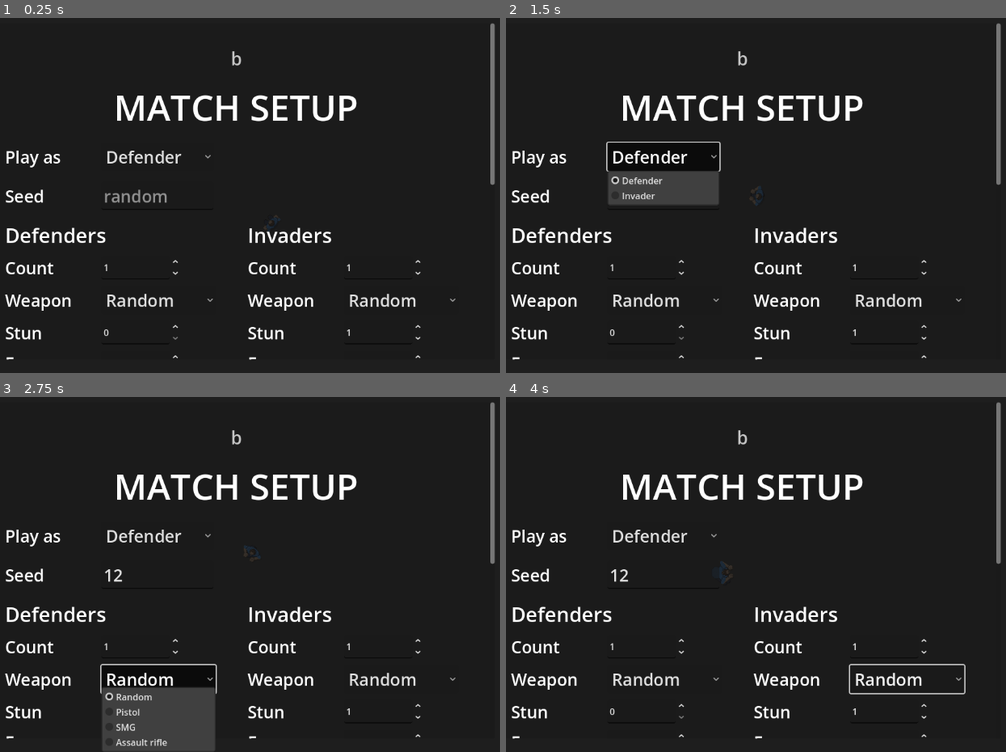
Above: before the commit, frames 1-4 (two rows, left to right).
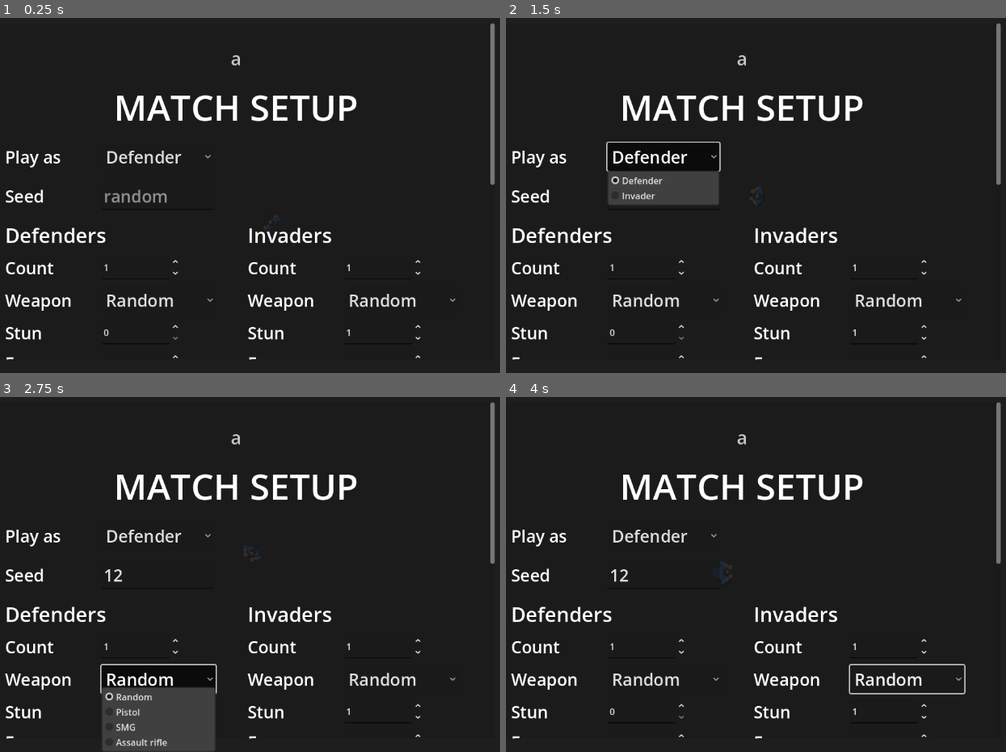
Above: after the commit, the same moments.

Repository: AnthonyThomasson/Example-Godot
Game: Godot game, scene res://scenes/main.tscn
Same seed, same stepped clock (60 frames per second), same inputs: the game is played once before the commit and once after it.
Inputs (mouse positions are in pixels of both pictures, inside the frame that each line leads up to):
- Up to frame 1 (0.25 s): no input
- Up to frame 2 (1.5 s): click (661, 195) at 0.52 s; type "12" at 0.6 s; click "Defender" at 1.25 s
- Up to frame 3 (2.75 s): click "Random" at 2 s
- Up to frame 4 (4 s): click "Random" at 2.75 s; tap Enter at 3.5 s; move the mouse to (886, 553) at 3.52 s; hold Up from 3.53 s (still down); tap C (crouch) at 3.6 s; click (886, 553) at 3.8 s

The runs differ from the first frame. In frame 1, less than 0.1% of the frame differs, in the area x 46-49%, y 9-14%; in frame 2, less than 0.1%; in frame 3, less than 0.1%; in frame 4, less than 0.1%.

Commit message:
Merge the AI's grenade-cover copy into Explosion.shields and Explosion.first_stop
Checklist R2.

Co-Authored-By: Claude Fable 5.1 <noreply@anthropic.com>

Diff:
--- a/scenes/ai/perception/agent_throw.gd
+++ b/scenes/ai/perception/agent_throw.gd
@@ -6,8 +6,9 @@
 ## DATA only and holds no policy. Its callers: the evade reflex (`agent_grenades.gd`, docs/grenades.md G16), the snapshot's `grenade_throws`
 ## group (the GRENADE tactic, G17) and the bang entry (G18), which ask the same questions of a grenade they are about to throw.
 ##
-## **Cover** is the blast's own rule (G7, `Explosion`): a wall always stops the line from the burst, a piece of furniture
-## stops it when its `coverage` is above the height of the body, and the other characters stop nothing. A standing body and a
+## **Cover** is the blast's own rule (G7), asked of the Projectile System (`Explosion.shields`, `Explosion.first_stop`): a wall
+## always stops the line from the burst, a piece of furniture stops it when its `coverage` is above the height of the body, and
+## the other characters stop nothing. A standing body and a
 ## crouched one have the heights the character reports (`learn_body`, `docs/cover-and-stance.md`; the current posture is read off the
 ## character's own surface). So a couch (45) shields a crouched body and not a standing one, a wall or a wardrobe both.
 ##
@@ -38,8 +39,6 @@
 const COVER_MARGIN := 10.0
 const RING_RADII := [60.0, 120.0, 180.0, 240.0, 300.0]
 const RING_DIRECTIONS := 12
-## Most colliders a line may pass through (the ones too low to stop it) before it is called clear.
-const MAX_CLEARED := 8
 ## What a lob clears over the whole way (px, the `coverage` scale): the height a grenade leaves the hand at. A piece of
 ## furniture above it is struck near the thrower; the arc rises over the middle, so this is the safe reading.
 const LOB_CLEARANCE := 50.0
@@ -130,41 +129,17 @@
 	return p.distance_to(burst) <= zone_radius(kind, radius) and not shielded(space, burst, p, height, exclude, cover_reach(kind))
 
 
-## Whether something between `burst` and `p` shields a body `height` tall at `p`: a wall, or furniture taller than `height`.
-## The line is cast piece by piece, clearing the ones too low to stop it (`Explosion._reach`'s rule). With a finite `reach` (a stun's flash,
-## `cover_reach`) a piece of furniture only stops it when `p` is within `reach` px of it, on the burst's side.
+## Whether something between `burst` and `p` shields a body `height` tall at `p`: a wall, or furniture taller than `height`, by the
+## blast's own rule (`Explosion.shields`). With a finite `reach` (a stun's flash, `cover_reach`) a piece of furniture only stops the line
+## when `p` is within `reach` px of it, on the burst's side.
 func shielded(space, burst: Vector2, p: Vector2, height: float, exclude: Array, reach := INF) -> bool:
-	var ex := exclude
-	for _i in MAX_CLEARED:
-		var hit: Dictionary = vision.raycast(space, burst, p, ex)
-		if hit.is_empty():
-			return false
-		if stops(hit.get("collider"), height) and (reach == INF or hit.get("collider") is StaticBody2D or _against(space, burst, p, hit.get("collider"), ex, reach)):
-			return true
-		if ex == exclude:
-			ex = exclude.duplicate()
-		ex.append(hit.get("rid"))
-	return false
-
-
-## Whether `collider` stops a line to a body `height` tall: a wall always does; furniture when it stands above the body;
-## anything that does not report a height does.
-static func stops(collider: Object, height: float) -> bool:
-	if collider == null or collider is StaticBody2D or not collider.has_method("get_surface"):
-		return true
-	return float(collider.call("get_surface").get("coverage", 100.0)) > height
+	return Explosion.shields(space, burst, p, height, exclude, reach)
 
 
 ## How near (px) a body must be to furniture for it to shield it from a burst of `kind`: a stun's `flash_cover_reach`, any distance (INF) for a
 ## frag's blast, and for a kind it has never met.
 func cover_reach(kind: StringName) -> float:
 	return float(_stats.get(kind, {}).get("flash_cover_reach", INF))
-
-
-## Whether `p` is within `reach` px of `piece` along the line to `burst` (the piece's face on the burst's side).
-func _against(space, burst: Vector2, p: Vector2, piece: Object, exclude: Array, reach: float) -> bool:
-	var hit: Dictionary = vision.raycast(space, p, burst, exclude)
-	return not hit.is_empty() and hit.get("collider") == piece and p.distance_to(hit.get("position")) <= reach
 
 
 # --- The escape ----------------------------------------------------------------------------------------------
@@ -217,7 +192,7 @@
 	for i in SHADOW_DIRECTIONS:
 		var dir := Vector2.from_angle(TAU * i / SHADOW_DIRECTIONS)
 		for height in [_crouch, _stand]:
-			var hit := _first_stop(space, burst, burst + dir * out_r, height, exclude)
+			var hit := Explosion.first_stop(space, burst, burst + dir * out_r, height, exclude)
 			if hit.is_empty():
 				continue
 			for step: float in SHADOW_STEPS:
@@ -232,19 +207,6 @@
 	return out
 
 
-## The first collider on `a`→`b` that stops a body `height` tall (the lower ones are cleared), as its ray hit, or {}.
-func _first_stop(space, a: Vector2, b: Vector2, height: float, exclude: Array) -> Dictionary:
-	var ex := exclude
-	for _i in MAX_CLEARED:
-		var hit: Dictionary = vision.raycast(space, a, b, ex)
-		if hit.is_empty() or stops(hit.get("collider"), height):
-			return hit
-		if ex == exclude:
-			ex = exclude.duplicate()
-		ex.append(hit.get("rid"))
-	return {}
-
-
 ## The speed (px/s) the NPC counts on to cover ground when it runs for it (`RUN_RELIABILITY` of `Character.run_speed`), or its walk once its
 ## stamina is low.
 func run_speed(character) -> float:
--- a/scenes/projectile/explosion.gd
+++ b/scenes/projectile/explosion.gd
@@ -183,44 +183,79 @@
 	return out
 
 
-## Where the line from `at` meets `body`, `{ position, normal }`, or {} when something stops it first: a wall, or a piece of
-## furniture taller than `body` (its `get_surface().coverage`, a character's being its posture's). Lower pieces are cleared
-## and so are the other characters. A body with no collider (the fallen) is reached at its centre. With a finite `cover_reach` (the
-## flash, G11) a piece of furniture only stops the line when `body` is within that many px of it on the burst's side; with `walls_only`
-## (the bang, G12) furniture does not stop it at all.
+## Whether something between `burst` and `p` shields a body `height` tall at `p` from a burst there (G7): a wall, or a piece of
+## furniture whose `coverage` is above `height` (the lower ones are cleared); with a finite `cover_reach` (a stun's flash, G11) a piece
+## only when `p` is within that many px of it on the burst's side. `exclude` holds the rids the line passes through (the characters').
+## The rule the blast and the flash keep, which the AI's perception asks of a grenade (interface 3).
+static func shields(space: PhysicsDirectSpaceState2D, burst: Vector2, p: Vector2, height: float, exclude: Array, cover_reach := INF) -> bool:
+	return not _walk(space, burst, p, height, exclude, cover_reach).is_empty()
+
+
+## The first wall or piece of furniture on the line from `a` to `b` that stops it for a body `height` tall, as its ray hit
+## (`{ position, normal, collider, rid, ... }`), or {} when none does: the lower pieces are cleared. `exclude` holds the rids the
+## line passes through. Where the AI's perception looks for the shadow behind cover (interface 3).
+static func first_stop(space: PhysicsDirectSpaceState2D, a: Vector2, b: Vector2, height: float, exclude: Array) -> Dictionary:
+	var found := _walk(space, a, b, height, exclude)
+	return {} if found.has("exhausted") else found
+
+
+## Where the line from `at` meets `body`, `{ position, normal }`, or {} when something stops it first (`_walk`): a wall, or a piece of
+## furniture taller than `body` (its `get_surface().coverage`, a character's being its posture's). Lower pieces are cleared and so are
+## the other characters. A body with no collider (the fallen) is reached at its centre. With a finite `cover_reach` (the flash, G11) a
+## piece of furniture only stops the line when `body` is within that many px of it on the burst's side; with `walls_only` (the bang,
+## G12) furniture does not stop it at all.
 static func _reach(space: PhysicsDirectSpaceState2D, at: Vector2, body: Node2D, characters: Array, cover_reach := INF, walls_only := false) -> Dictionary:
 	var height := float(body.call("get_surface").get("coverage", 100.0)) if body.has_method("get_surface") else 0.0
 	var skip: Array[RID] = []
 	for c: Node2D in characters:
 		if c != body and c is CollisionObject2D:
 			skip.append((c as CollisionObject2D).get_rid())
+	var found := _walk(space, at, body.global_position, height, skip, cover_reach, walls_only, body)
+	if found.is_empty():
+		return { "position": body.global_position, "normal": (at - body.global_position).normalized() }
+	if found.get("collider") == body:
+		return { "position": found["position"], "normal": found["normal"] }
+	return {}
+
+
+## Walk the line from `at` to `to` past what does not stop it for a body `height` tall and return the ray hit that ends it: `target`
+## when the line meets it, else the first wall or piece of furniture that stops it (`_stops`; with a finite `cover_reach` a piece only
+## when `to` is within that many px of it, `_against`; with `walls_only` a wall only). {} when the line is clear, and
+## `{ exhausted = true }` (stopped) once it has cleared `MAX_CLEARED` pieces. `exclude` holds the rids the line passes through.
+static func _walk(space: PhysicsDirectSpaceState2D, at: Vector2, to: Vector2, height: float, exclude: Array, cover_reach := INF,
+		walls_only := false, target: Object = null) -> Dictionary:
+	var skip: Array[RID] = []
+	skip.assign(exclude)
+	var query := PhysicsRayQueryParameters2D.create(at, to, MASK)
 	for _i in MAX_CLEARED:
-		var query := PhysicsRayQueryParameters2D.create(at, body.global_position, MASK)
 		query.exclude = skip
 		var found := space.intersect_ray(query)
 		if found.is_empty():
-			return { "position": body.global_position, "normal": (at - body.global_position).normalized() }
+			return {}
 		var collider: Object = found["collider"]
-		if collider == body:
-			return { "position": found["position"], "normal": found["normal"] }
-		if collider is StaticBody2D or (not walls_only and _stops(collider, height) and _against(space, at, body, collider, skip, cover_reach)):
-			return {}
+		if collider == target or collider is StaticBody2D:
+			return found
+		if not walls_only and _stops(collider, height) and _against(space, at, to, collider, skip, target, cover_reach):
+			return found
 		skip.append(found["rid"])
-	return {}
-
-
-## Whether `body` is within `cover_reach` px of `piece`, the piece's face on the burst's side taken along the line from the body to `at`.
-static func _against(space: PhysicsDirectSpaceState2D, at: Vector2, body: Node2D, piece: Object, skip: Array[RID], cover_reach: float) -> bool:
+	return { "exhausted": true }
+
+
+## Whether `to` is within `cover_reach` px of `piece`, the piece's face on the burst's side taken along the line from `to` to `at`
+## (`target`, the body at `to`, left out of that line).
+static func _against(space: PhysicsDirectSpaceState2D, at: Vector2, to: Vector2, piece: Object, skip: Array[RID], target: Object,
+		cover_reach: float) -> bool:
 	if cover_reach == INF:
 		return true
-	var query := PhysicsRayQueryParameters2D.create(body.global_position, at, MASK)
-	query.exclude = skip + ([(body as CollisionObject2D).get_rid()] if body is CollisionObject2D else [])
+	var query := PhysicsRayQueryParameters2D.create(to, at, MASK)
+	query.exclude = skip + ([(target as CollisionObject2D).get_rid()] if target is CollisionObject2D else [])
 	var found := space.intersect_ray(query)
-	return not found.is_empty() and found["collider"] == piece and body.global_position.distance_to(found["position"]) <= cover_reach
-
-
-## Whether `collider` stops a line to something `height` tall: a wall always does, a piece of furniture when it stands above it.
+	return not found.is_empty() and found["collider"] == piece and to.distance_to(found["position"]) <= cover_reach
+
+
+## Whether `collider` stops a line to something `height` tall: a wall always does, and so does anything that reports no height;
+## a piece of furniture when it stands above it.
 static func _stops(collider: Object, height: float) -> bool:
-	if collider is StaticBody2D or not collider.has_method("get_surface"):
+	if collider == null or collider is StaticBody2D or not collider.has_method("get_surface"):
 		return true
 	return float(collider.call("get_surface").get("coverage", 100.0)) > height
